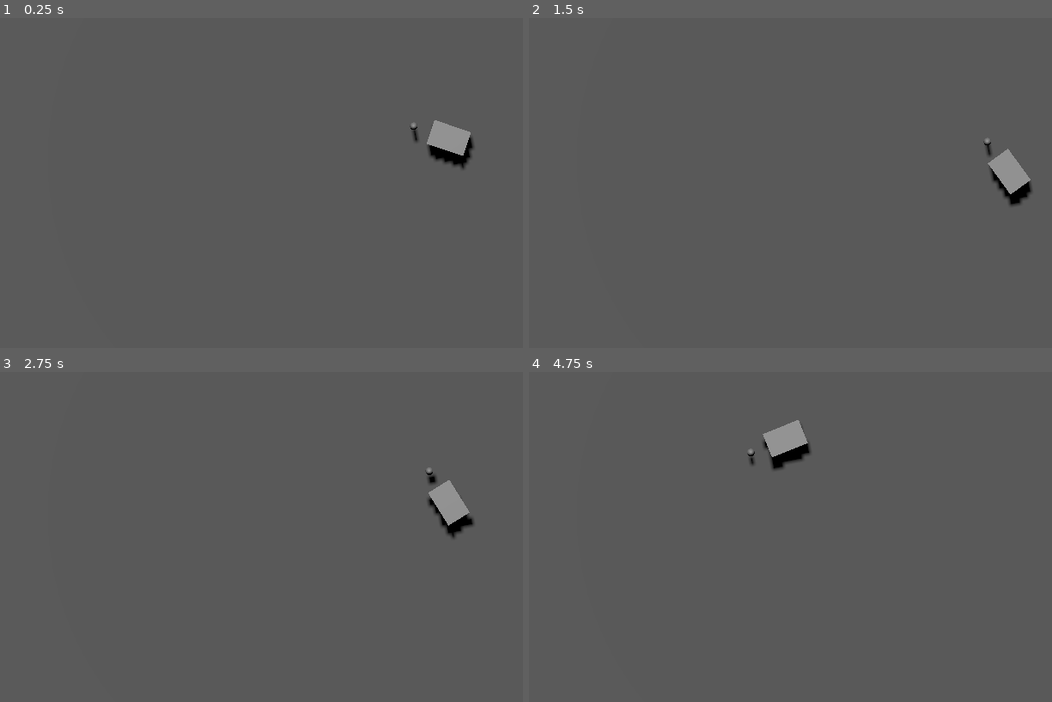
Above: before the commit, frames 1-4 (two rows, left to right).
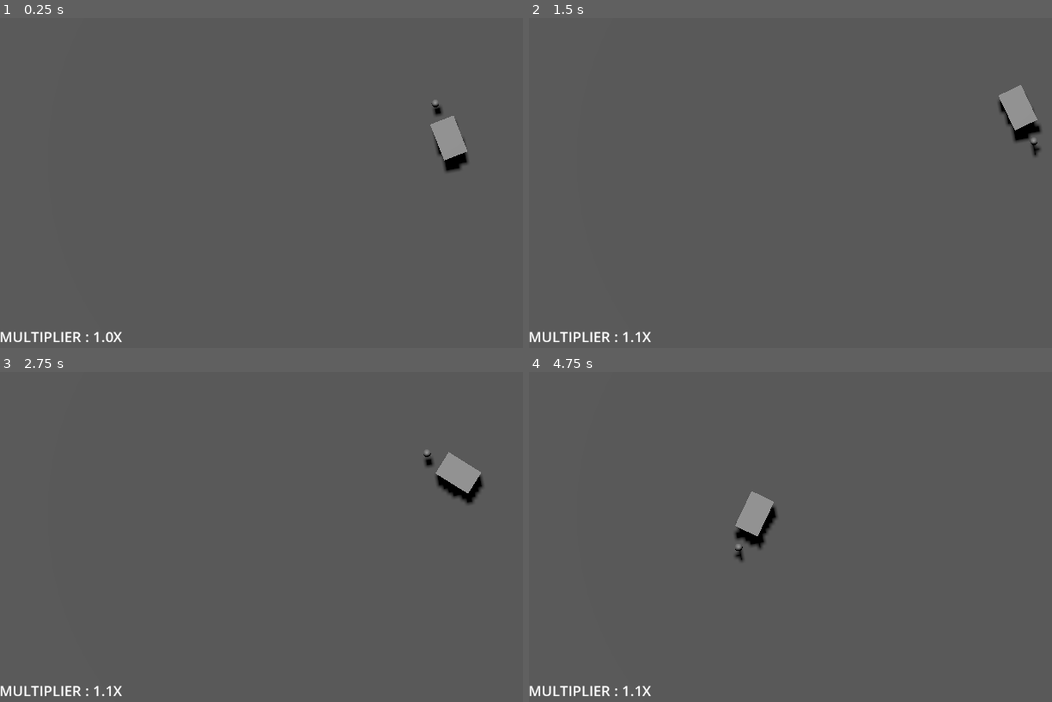
Above: after the commit, the same moments.

Repository: TheBlipBloop/gmtk-2025
Game: Godot game, scene res://scenes/playground-movement.tscn
Same seed, same stepped clock (60 frames per second), same inputs: the game is played once before the commit and once after it.
Inputs (mouse positions are in pixels of both pictures, inside the frame that each line leads up to):
- Up to frame 1 (0.25 s): no input
- Up to frame 2 (1.5 s): move the mouse to (1020, 140) at 0.52 s; hold Space (thrust) 0.53-1.28 s; hold A (rotate_ccw) 0.53-1.28 s; move the mouse to (732, 179) at 1.27 s; tap D (rotate_cw) at 1.35 s
- Up to frame 3 (2.75 s): move the mouse to (413, 428) at 2.02 s; hold Space (thrust) from 2.03 s (still down); hold A (rotate_ccw) from 2.03 s (still down)
- Up to frame 4 (4.75 s): move the mouse to (837, 589) at 2.77 s; release A (rotate_ccw) at 2.78 s; tap D (rotate_cw) at 2.85, 4.35 s; move the mouse to (outside the picture) at 3.52 s; release Space (thrust) at 3.53 s; hold A (rotate_ccw) 3.53-4.28 s; move the mouse to (664, 454) at 4.27 s

The runs differ from the first frame. In frame 1, 0.9% of the frame differs, in the area x 0-91%, y 24-99%; in frame 2, 2.1%; in frame 3, 2.1%; in frame 4, 2.2%, in the area x 0-54%, y 14-99%.

Commit message:
add mult text display

Diff:
--- /dev/null
+++ b/prefabs/ui.tscn
@@ -0,0 +1,31 @@
+[gd_scene load_steps=4 format=3 uid="uid://bihfuk31a5r77"]
+
+[ext_resource type="Script" uid="uid://bp8vr2ra128cx" path="res://scripts/label_mult.gd" id="1_8bix8"]
+[ext_resource type="Theme" uid="uid://cdinoags2mop8" path="res://ui_theme.tres" id="1_mhwow"]
+
+[sub_resource type="Gradient" id="Gradient_8bix8"]
+offsets = PackedFloat32Array(0, 2, 5)
+colors = PackedColorArray(1, 1, 1, 1, 1, 1, 1, 1, 1, 0, 0, 1)
+metadata/_snap_enabled = true
+metadata/_snap_count = 7
+
+[node name="UI" type="Control"]
+layout_mode = 3
+anchors_preset = 15
+anchor_right = 1.0
+anchor_bottom = 1.0
+grow_horizontal = 2
+grow_vertical = 2
+
+[node name="RichTextLabel" type="RichTextLabel" parent="."]
+layout_mode = 1
+anchors_preset = 2
+anchor_top = 1.0
+anchor_bottom = 1.0
+offset_top = -36.0
+offset_right = 288.0
+grow_vertical = 0
+theme = ExtResource("1_mhwow")
+text = "asdsad"
+script = ExtResource("1_8bix8")
+colorRamp = SubResource("Gradient_8bix8")
--- a/scenes/playground-movement.tscn
+++ b/scenes/playground-movement.tscn
@@ -1,8 +1,10 @@
-[gd_scene load_steps=4 format=3 uid="uid://bb62hhg8gj7wb"]
+[gd_scene load_steps=6 format=3 uid="uid://bb62hhg8gj7wb"]
 
 [ext_resource type="PackedScene" uid="uid://b8g7aaadtxynw" path="res://prefabs/level_ground.tscn" id="1_l5ymf"]
 [ext_resource type="PackedScene" uid="uid://cd80nyxr0flnu" path="res://prefabs/player.tscn" id="2_624wi"]
 [ext_resource type="PackedScene" uid="uid://co4a2xheavkr1" path="res://prefabs/camera.tscn" id="3_6018j"]
+[ext_resource type="Script" uid="uid://iocgt3m5u41p" path="res://scripts/game.gd" id="4_ja6rq"]
+[ext_resource type="PackedScene" uid="uid://bihfuk31a5r77" path="res://prefabs/ui.tscn" id="5_gyvey"]
 
 [node name="Main-scene" type="Node3D"]
 
@@ -19,3 +21,13 @@
 [node name="DirectionalLight3D" type="DirectionalLight3D" parent="."]
 transform = Transform3D(0.982535, -0.172145, 0.0706476, 0, 0.379666, 0.925124, -0.186078, -0.908966, 0.373035, 0, 0, 0)
 shadow_enabled = true
+
+[node name="Game" type="Node" parent="."]
+script = ExtResource("4_ja6rq")
+metadata/_custom_type_script = "uid://iocgt3m5u41p"
+
+[node name="UI" parent="." instance=ExtResource("5_gyvey")]
+offset_left = -1.0
+offset_top = -7.0
+offset_right = -1.0
+offset_bottom = -7.0
--- a/scripts/car_movement.gd
+++ b/scripts/car_movement.gd
@@ -8,7 +8,7 @@
 @export var active_drag = 2.0
 @export var drag = 5.0
 
-var m_rotation = 0
+var m_rotation : float  = 0.0
 var m_drift_speed_boost : float = 0
 var m_boost_speed_scalar : float = 0
 
@@ -18,7 +18,7 @@
 
 # Called when the node enters the scene tree for the first time.
 func _ready() -> void:
-	pass # Replace with function body.
+	Game.player_movement = self
 
 func _get_input():
 	m_input_rotation = Input.get_axis("rotate_ccw", "rotate_cw")
@@ -35,13 +35,15 @@
 	_get_input()
 
 func _physics_process(delta: float) -> void:
-	rotation.y = lerp_angle(rotation.y, m_rotation, steer_speed * delta)
+
 
 	if m_input_accelerate:
 		velocity = velocity.move_toward(Vector3.ZERO, active_drag * delta)
 		velocity += global_basis.z * acceleration * delta
+		rotation.y = lerp_angle(rotation.y, m_rotation, steer_speed * delta)
 	else:
 		velocity = velocity.move_toward(Vector3.ZERO, drag  * delta)
+		rotation.y = lerp_angle(rotation.y, m_rotation, steer_speed * delta * 0.2)
 
 	# drift force
 	if velocity.dot(basis.z) < 0.65 and m_input_accelerate:
--- /dev/null
+++ b/scripts/game.gd
@@ -0,0 +1,20 @@
+extends Node
+
+class_name Game
+
+static var score = 0
+static var mult = 1
+
+static var player_movement : CarMovement
+
+static func _reset():
+	score = 0
+	mult = 1
+	player_movement = null
+
+# Called when the node enters the scene tree for the first time.
+func _ready() -> void:
+	pass
+# Called every frame. 'delta' is the elapsed time since the previous frame.
+func _process(delta: float) -> void:
+	mult = maxf(1, player_movement.m_drift_speed_boost)
--- /dev/null
+++ b/scripts/label_mult.gd
@@ -0,0 +1,12 @@
+extends RichTextLabel
+
+@export var colorRamp :  Gradient
+
+# Called when the node enters the scene tree for the first time.
+func _ready() -> void:
+	pass # Replace with function body.
+
+# Called every frame. 'delta' is the elapsed time since the previous frame.
+func _process(delta: float) -> void:
+	text = "MULTIPLIER : %1.1fX" % Game.mult
+	modulate = (colorRamp.sample(Game.mult))
--- /dev/null
+++ b/ui_theme.tres
@@ -0,0 +1,9 @@
+[gd_resource type="Theme" format=3 uid="uid://cdinoags2mop8"]
+
+[resource]
+Label/font_sizes/font_size = 24
+RichTextLabel/font_sizes/bold_font_size = 24
+RichTextLabel/font_sizes/bold_italics_font_size = 24
+RichTextLabel/font_sizes/italics_font_size = 24
+RichTextLabel/font_sizes/mono_font_size = 24
+RichTextLabel/font_sizes/normal_font_size = 24
Not shown, added: scripts/game.gd.uid
Not shown, added: scripts/label_mult.gd.uid
